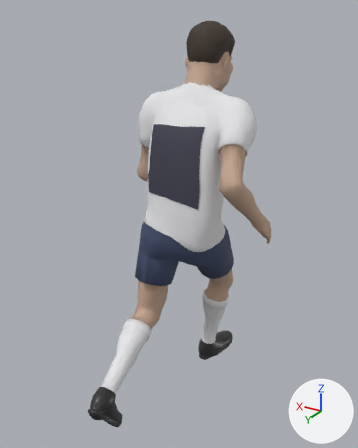
What one commit did to the Blender file assets/figure/figure.blend.
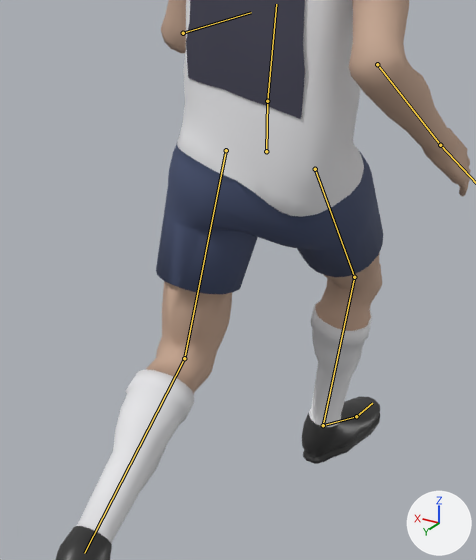
Each version appears first whole from a 50 mm camera at (-1.004, 1.722, 1.747) aimed at (0.005, 0.04, 0.906), and next in a close-up on the part from 19% to 77% of the width and 35% to 90% of the height. Lighting does not change. The marker at lower right points along +X, +Y and +Z. The first two pictures are the older version. Both versions are drawn at frame 11 of the action 'dribble_fast'; the numbers are the values there. The bones that change, and the others that lie on the model, are drawn over the model as lines in the close-ups.

In view in the first close-up: 'body', 'number'.
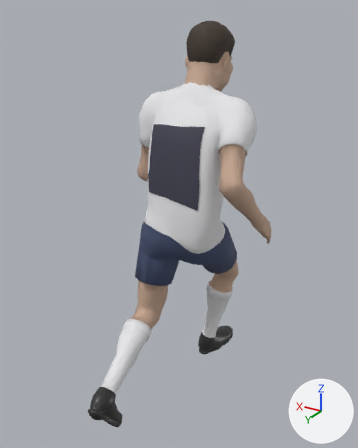
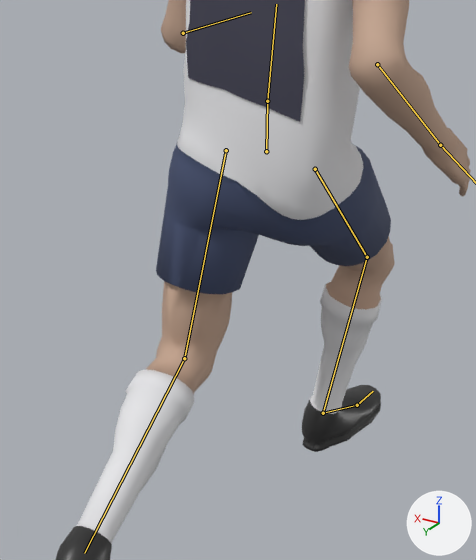
Changed parts and their boxes (x1, y1, x2, y2) in the close-ups (476 x 560 px):
'body', posed
    both: (56, 0, 471, 560)
bone 'thigh_R', root to tip
    before: (315, 169) to (354, 277)
    after: (315, 169) to (367, 257)
bone 'shin_R', root to tip
    before: (354, 277) to (323, 425)
    after: (367, 257) to (323, 413)
bone 'foot_R', root to tip
    before: (323, 425) to (356, 416)
    after: (323, 413) to (357, 405)

Diff of the bpy script that builds the scene:
```diff
--- a/assets/figure/figure.blend.py
+++ b/assets/figure/figure.blend.py
@@ bone_thigh_r @@
 bone_thigh_r = bpy.data.objects['rig'].pose.bones['thigh_R']  # child of 'hips'
-bone_thigh_r.rotation_quaternion = (0.937, -0.321, 0.119, -0.065)  # degrees (-39, 10, -12)
+bone_thigh_r.rotation_quaternion = (0.916, -0.378, 0.124, -0.061)  # degrees (-46, 10, -12)
@@ bone_shin_r @@
 bone_shin_r = bpy.data.objects['rig'].pose.bones['shin_R']  # child of 'thigh_R'
-bone_shin_r.rotation_quaternion = (0.968, 0.252, 0.002, 0.005)  # degrees (29, 0, 1)
+bone_shin_r.rotation_quaternion = (0.934, 0.356, 0.002, 0.005)  # degrees (42, 0, 1)
@@ bone_foot_r @@
 bone_foot_r = bpy.data.objects['rig'].pose.bones['foot_R']  # child of 'shin_R'
-bone_foot_r.rotation_quaternion = (0.995, 0.042, -0.089, 0.014)  # degrees (5, -10, 1)
+bone_foot_r.rotation_quaternion = (0.996, -0.007, -0.09, 0.02)  # degrees (-1, -10, 2)
```
